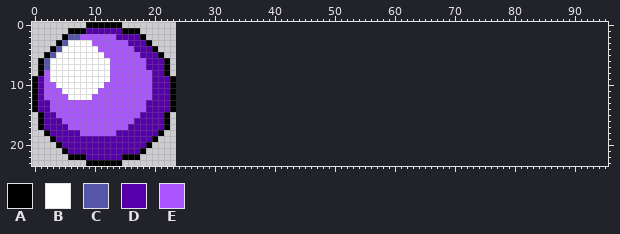
Edited in one commit: sprite sheet (www/assets/images/ball1.png). The first picture shows the starting point.
The file is 24x24 pixels. The old version is drawn lined up with the new one, on the new canvas.
Palette (. is transparent): A #000000  B #ffffff  C #5555aa  D #5500aa  E #aa55ff
And afterwards:
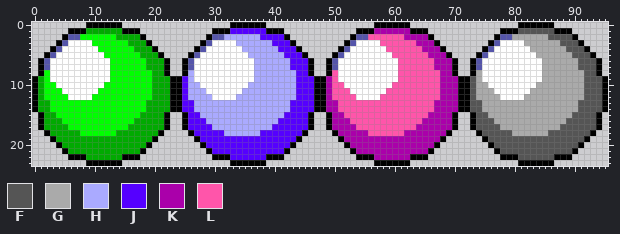
Colours new in this view: F #555555  G #aaaaaa  H #aaaaff  J #5500ff  K #aa00aa  L #ff55aa
Edits made:
canvas 24x24 -> 96x24
@@ palette @@
-D #5500aa
+D #00aa00
-E #aa55ff
+E #00ff00
@@ x 0..95 @@
- 0 .........AAAAAA.................................................................................
- 1 ......AAADDDDDDAAA..............................................................................
- 2 .....ACCEEEEEEDDDDA.............................................................................
- 3 ....ACBBBBEEEEEEDDDA............................................................................
- 4 ...ACBBBBBBEEEEEEDDDA...........................................................................
- 5 ..ACBBBBBBBBEEEEEEDDDA..........................................................................
- 6 .ACBBBBBBBBBBEEEEEEDDDA.........................................................................
- 7 .ACBBBBBBBBBBEEEEEEDDDA.........................................................................
- 8 .AEBBBBBBBBBBEEEEEEEDDA.........................................................................
- 9 ADEBBBBBBBBBBEEEEEEEDDDA........................................................................
-10 ADEEBBBBBBBBEEEEEEEEDDDA........................................................................
-11 ADEEEBBBBBBEEEEEEEEEDDDA........................................................................
-12 ADEEEEBBBBEEEEEEEEEEDDDA........................................................................
-13 ADDEEEEEEEEEEEEEEEEDDDDA........................................................................
-14 ADDEEEEEEEEEEEEEEEEDDDDA........................................................................
-15 .ADDEEEEEEEEEEEEEEDDDDA.........................................................................
-16 .ADDDEEEEEEEEEEEEDDDDDA.........................................................................
-17 .ADDDDEEEEEEEEEEDDDDDDA.........................................................................
-18 ..ADDDDDEEEEEEDDDDDDDA..........................................................................
-19 ...ADDDDDDDDDDDDDDDDA...........................................................................
-20 ....ADDDDDDDDDDDDDDA............................................................................
-21 .....ADDDDDDDDDDDDA.............................................................................
-22 ......AAADDDDDDAAA..............................................................................
-23 .........AAAAAA.................................................................................
+ 0 .........AAAAAA..................AAAAAA..................AAAAAA..................AAAAAA.........
+ 1 ......AAADDDDDDAAA............AAAJJJJJJAAA............AAAKKKKKKAAA............AAAFFFFFFAAA......
+ 2 .....ACCEEEEEEDDDDA..........ACCHHHHHHJJJJA..........ACCLLLLLLKKKKA..........ACCGGGGGGFFFFA.....
+ 3 ....ACBBBBEEEEEEDDDA........ACBBBBHHHHHHJJJA........ACBBBBLLLLLLKKKA........ACBBBBGGGGGGFFFA....
+ 4 ...ACBBBBBBEEEEEEDDDA......ACBBBBBBHHHHHHJJJA......ACBBBBBBLLLLLLKKKA......ACBBBBBBGGGGGGFFFA...
+ 5 ..ACBBBBBBBBEEEEEEDDDA....ACBBBBBBBBHHHHHHJJJA....ACBBBBBBBBLLLLLLKKKA....ACBBBBBBBBGGGGGGFFFA..
+ 6 .ACBBBBBBBBBBEEEEEEDDDA..ACBBBBBBBBBBHHHHHHJJJA..ACBBBBBBBBBBLLLLLLKKKA..ACBBBBBBBBBBGGGGGGFFFA.
+ 7 .ACBBBBBBBBBBEEEEEEDDDA..ACBBBBBBBBBBHHHHHHJJJA..ACBBBBBBBBBBLLLLLLKKKA..ACBBBBBBBBBBGGGGGGFFFA.
+ 8 .AEBBBBBBBBBBEEEEEEEDDA..AHBBBBBBBBBBHHHHHHHJJA..ALBBBBBBBBBBLLLLLLLKKA..AGBBBBBBBBBBGGGGGGGFFA.
+ 9 ADEBBBBBBBBBBEEEEEEEDDDAAJHBBBBBBBBBBHHHHHHHJJJAAKLBBBBBBBBBBLLLLLLLKKKAAFGBBBBBBBBBBGGGGGGGFFFA
+10 ADEEBBBBBBBBEEEEEEEEDDDAAJHHBBBBBBBBHHHHHHHHJJJAAKLLBBBBBBBBLLLLLLLLKKKAAFGGBBBBBBBBGGGGGGGGFFFA
+11 ADEEEBBBBBBEEEEEEEEEDDDAAJHHHBBBBBBHHHHHHHHHJJJAAKLLLBBBBBBLLLLLLLLLKKKAAFGGGBBBBBBGGGGGGGGGFFFA
+12 ADEEEEBBBBEEEEEEEEEEDDDAAJHHHHBBBBHHHHHHHHHHJJJAAKLLLLBBBBLLLLLLLLLLKKKAAFGGGGBBBBGGGGGGGGGGFFFA
+13 ADDEEEEEEEEEEEEEEEEDDDDAAJJHHHHHHHHHHHHHHHHJJJJAAKKLLLLLLLLLLLLLLLLKKKKAAFFGGGGGGGGGGGGGGGGFFFFA
+14 ADDEEEEEEEEEEEEEEEEDDDDAAJJHHHHHHHHHHHHHHHHJJJJAAKKLLLLLLLLLLLLLLLLKKKKAAFFGGGGGGGGGGGGGGGGFFFFA
+15 .ADDEEEEEEEEEEEEEEDDDDA..AJJHHHHHHHHHHHHHHJJJJA..AKKLLLLLLLLLLLLLLKKKKA..AFFGGGGGGGGGGGGGGFFFFA.
+16 .ADDDEEEEEEEEEEEEDDDDDA..AJJJHHHHHHHHHHHHJJJJJA..AKKKLLLLLLLLLLLLKKKKKA..AFFFGGGGGGGGGGGGFFFFFA.
+17 .ADDDDEEEEEEEEEEDDDDDDA..AJJJJHHHHHHHHHHJJJJJJA..AKKKKLLLLLLLLLLKKKKKKA..AFFFFGGGGGGGGGGFFFFFFA.
+18 ..ADDDDDEEEEEEDDDDDDDA....AJJJJJHHHHHHJJJJJJJA....AKKKKKLLLLLLKKKKKKKA....AFFFFFGGGGGGFFFFFFFA..
+19 ...ADDDDDDDDDDDDDDDDA......AJJJJJJJJJJJJJJJJA......AKKKKKKKKKKKKKKKKA......AFFFFFFFFFFFFFFFFA...
+20 ....ADDDDDDDDDDDDDDA........AJJJJJJJJJJJJJJA........AKKKKKKKKKKKKKKA........AFFFFFFFFFFFFFFA....
+21 .....ADDDDDDDDDDDDA..........AJJJJJJJJJJJJA..........AKKKKKKKKKKKKA..........AFFFFFFFFFFFFA.....
+22 ......AAADDDDDDAAA............AAAJJJJJJAAA............AAAKKKKKKAAA............AAAFFFFFFAAA......
+23 .........AAAAAA..................AAAAAA..................AAAAAA..................AAAAAA.........
Where, in picture pixels (left, top, right, bottom), the same in both pictures:
changed: (38, 22, 608, 166)
